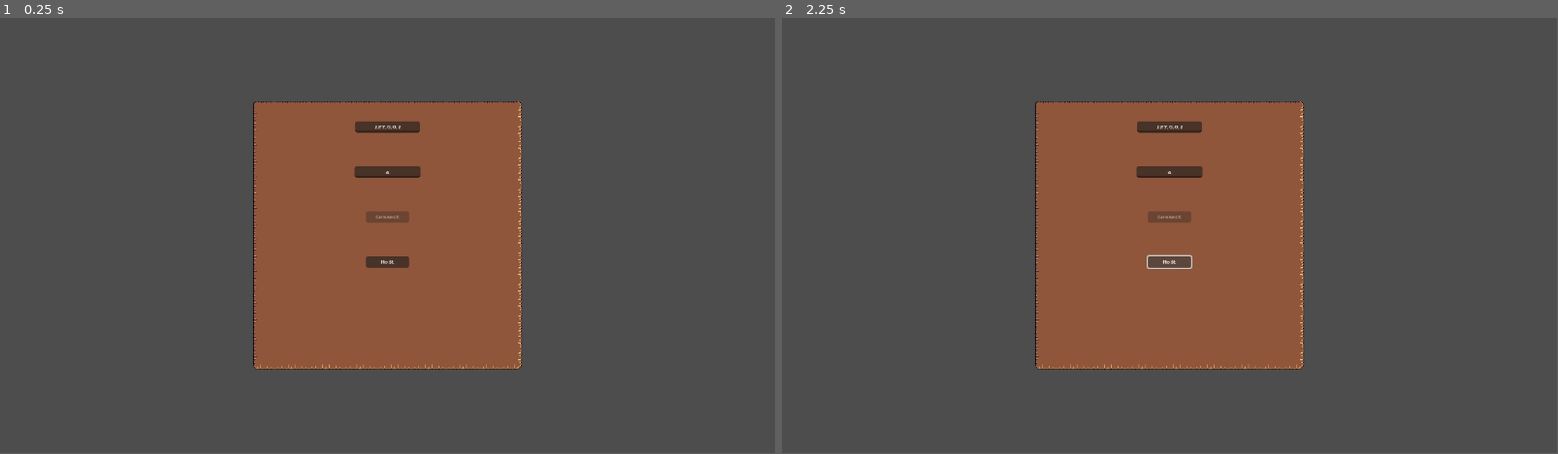
Above: before the commit, frames 1-2 (left to right).
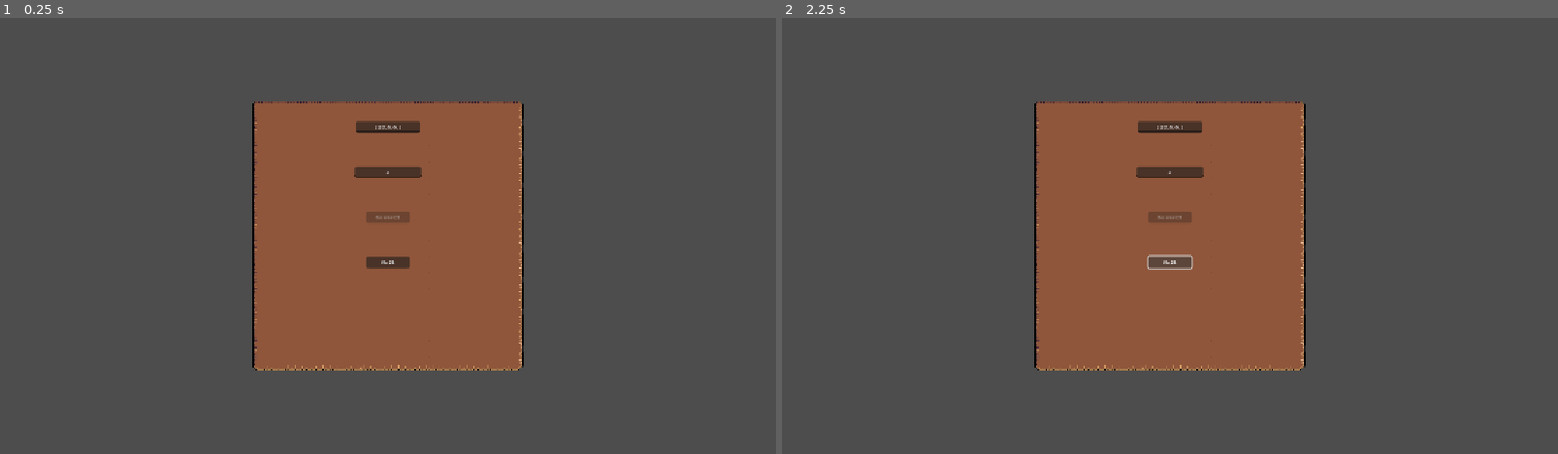
Above: after the commit, the same moments.

Repository: 0xspiderr/itec-2026
Game: Godot game, scene res://_mainMenu/mainMenu.tscn
The game is run twice, just before and just after one commit, with the same random seed, the same clock (stepped at 60 frames per second) and the same inputs.
Inputs:
- Up to frame 1 (0.25 s): no input
- Up to frame 2 (2.25 s): tap Enter at 0.5 s; hold D (right) 0.53-1.25 s; hold E (pickup) 0.53-1.25 s; click "Host" at 1.25 s; hold Down (down) from 2.03 s (still down); tap E (pickup) at 2.1 s
The window is 799x449 before the commit and 800x450 after it. Grey fills any space a smaller window leaves; there, only what the larger window draws over its background counts as a difference.

The runs differ from the first frame. In frame 1, 0.9% of the frame differs, in the area x 32-68%, y 19-81%; in frame 2, 0.9%.

Commit message:
random update

Diff:
--- a/_level/level_1.tscn
+++ b/_level/level_1.tscn
@@ -68,10 +68,12 @@
 wait_time = 2.0
 
 [node name="Soup" parent="." unique_id=1386634272 instance=ExtResource("3_q4hp6")]
+z_index = 0
 
 [node name="CanvasLayer" type="CanvasLayer" parent="." unique_id=1183914235]
 
 [node name="MarginContainer" type="MarginContainer" parent="CanvasLayer" unique_id=536882747]
+texture_filter = 1
 anchors_preset = 2
 anchor_top = 1.0
 anchor_bottom = 1.0
--- a/_rat/rat.gd
+++ b/_rat/rat.gd
@@ -16,7 +16,7 @@
 # showns only for local player
 @onready var canvas_layer: CanvasLayer = $CanvasLayer
 
-@onready var camera_2d: Camera2D = $Camera2D
+@onready var camera_2d: Camera2D = %Camera2D
 @onready var input_component: InputComponent = $InputComponent
 @onready var animated_sprite_2d: AnimatedSprite2D = $AnimatedSprite2D
 
--- a/_rat/rat.tscn
+++ b/_rat/rat.tscn
@@ -38,8 +38,8 @@
 properties/6/replication_mode = 2
 
 [sub_resource type="CapsuleShape2D" id="CapsuleShape2D_n77cq"]
-radius = 12.0
-height = 48.0
+radius = 6.0
+height = 44.0
 
 [sub_resource type="CircleShape2D" id="CircleShape2D_dwesx"]
 radius = 34.0147
@@ -67,7 +67,7 @@
 unique_name_in_owner = true
 
 [node name="Camera2D" type="Camera2D" parent="." unique_id=1256338610]
-zoom = Vector2(1.5, 1.5)
+unique_name_in_owner = true
 
 [node name="AnimatedSprite2D" type="AnimatedSprite2D" parent="." unique_id=1893417312]
 texture_filter = 1
@@ -76,8 +76,7 @@
 autoplay = "idle"
 
 [node name="CollisionShape2D" type="CollisionShape2D" parent="." unique_id=1156681356]
-position = Vector2(0, 49)
-rotation = 1.5707964
+position = Vector2(3, 0)
 shape = SubResource("CapsuleShape2D_n77cq")
 
 [node name="InteractionArea" type="Area2D" parent="." unique_id=2103028439]
--- a/_soup/soup.tscn
+++ b/_soup/soup.tscn
@@ -60,10 +60,10 @@
 }]
 
 [sub_resource type="CircleShape2D" id="CircleShape2D_y8oxa"]
-radius = 70.0
+radius = 66.007576
 
 [sub_resource type="RectangleShape2D" id="RectangleShape2D_y8oxa"]
-size = Vector2(179, 154)
+size = Vector2(151, 146)
 
 [sub_resource type="SceneReplicationConfig" id="SceneReplicationConfig_y8oxa"]
 properties/0/path = NodePath(".:soup_time")
@@ -97,7 +97,7 @@
 [node name="InteractArea" type="Area2D" parent="." unique_id=956630163]
 
 [node name="CollisionShape2D" type="CollisionShape2D" parent="InteractArea" unique_id=21796555]
-position = Vector2(0.5, 2)
+position = Vector2(-0.5, 2)
 shape = SubResource("RectangleShape2D_y8oxa")
 
 [node name="MultiplayerSynchronizer" type="MultiplayerSynchronizer" parent="." unique_id=1514156742]
--- a/project.godot
+++ b/project.godot
@@ -18,6 +18,10 @@
 [autoload]
 
 NetworkManager="*uid://bltqgawe886nq"
+
+[display]
+
+window/stretch/mode="canvas_items"
 
 [file_customization]
 
